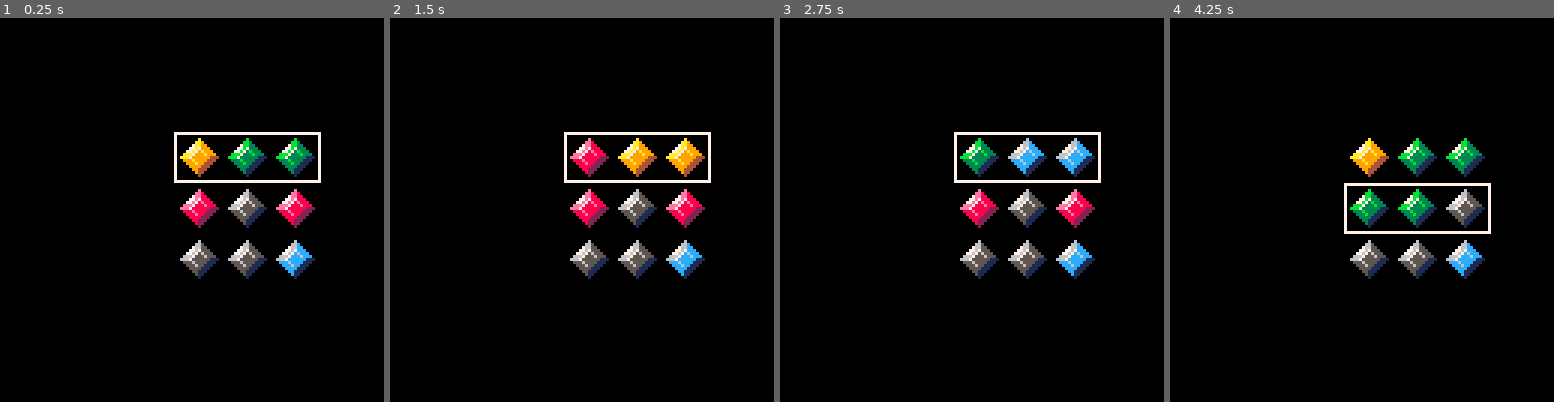
Above: before the commit, frames 1-4 (left to right).
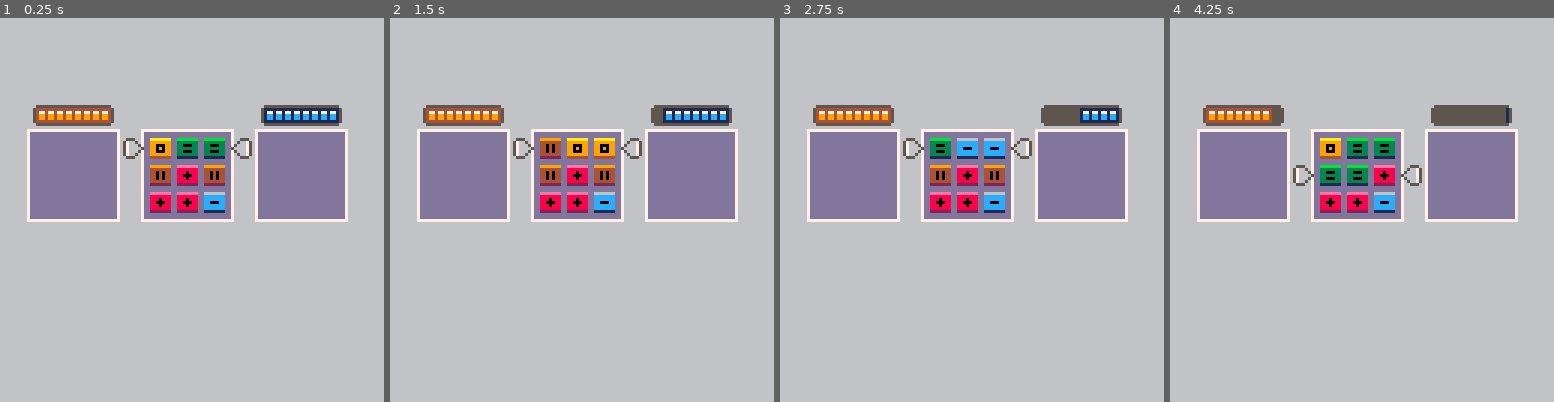
Above: after the commit, the same moments.

Repository: Gecko05/GaussAlchemy
Game: PICO-8 cartridge gauss.p8
Two runs of this game, one before a commit and one after it. Both use one fixed random seed, a clock stepped at 60 frames per second and the inputs below.
Inputs:
- Up to frame 1 (0.25 s): no input
- Up to frame 2 (1.5 s): tap O (Z key) at 0.7 s
- Up to frame 3 (2.75 s): hold Right 1.6-2.1 s; tap O (Z key) at 1.7, 2.1, 2.5 s; hold Up 2.15-2.42 s; hold Right from 2.47 s (still down)
- Up to frame 4 (4.25 s): tap O (Z key) every 0.4 s from 2.9 to 4.1 s; release Right at 3.03 s; hold Left 3.08-3.58 s; hold Down 3.63-3.97 s; hold Right from 4.02 s (still down)

The runs differ from the first frame. In frame 1, 99% of the frame differs, in the area x 0-100%, y 0-100%; in frame 2, 99%; in frame 3, 99%; in frame 4, 99%.

Commit message:
Add files via upload

Diff:
--- a/gauss.lua
+++ b/gauss.lua
@@ -1,10 +1,5 @@
 -- gauss alchemy
 -- puzzle game inspired by gauss jordan
-
-local sx0 = 60
-local sy0 = 40
-local tx0 = 3*16
-local wh = 5
 
 local matrix = {}
 local debug = 1
@@ -13,10 +8,21 @@
 local dbMatrix = {{0,-1, -1},{1, 2, 1},{2, 2, -2}}
 local nRows = 3
 local sprInc = 32
+local cursorSpr = 160
 local initialState = 1
 local Sel = {n = 0, state = initialState}
 local factor = 1
 local dRow = nil
+local addGauge = 8
+local swapGauge = 8
+
+local tileW = 9
+local matrixSize = tileW * nRows
+local sx0 = 64 - ((matrixSize)/2)
+local sy0 = 40
+local blockMargin = 11
+local tx0 = matrixSize + blockMargin
+local wh = 5
 ---------------------------- R O W S -------------------------
 Row = {n = 0, gems = 0, state = 0, flag = 0}
 -- n - num of row
@@ -34,33 +40,37 @@
 
 function Row:draw()
     for i = 0, nRows-1 do
-        local dx = (i %3) * 16
+        local dx = (i %3) * tileW
         if self.state == 2 then
             dx = dx + tx0
         elseif self.state == 0 then
             dx = dx - tx0
         end
-        local dy = (self.n - 1) * 17
+        local dy = (self.n - 1) * tileW
         local x0 = sx0 + dx
         local y0 = sy0 + dy
-        local sprGem = (self.gems[i+1] + 2) * 32
-        spr(sprGem, x0, y0, 2, 2)
+        local sprGem = (self.gems[i+1] + 2)*32
+        spr(sprGem, x0, y0)
         --rect(x0, y0, x0+wh, y0+wh, -self.gems[i+1]+10)
     end
 end
 
 function drawSel()
-    local w = 48
-    local h = 16
-    local margin = 2
-    local y0 = (Sel.n*(h + 1)) + sy0 - margin
+    local w = 3 * tileW
+    local h = tileW
+    local margin = 10
+    local y0 = (Sel.n*(h)) + sy0
     local x0 = sx0 - margin
+    local x1 = sx0 + matrixSize
     if Sel.state == 0 then
         x0 = x0 - tx0
+        x1 = x1 - tx0
     elseif Sel.state == 2 then
         x0 = x0 + tx0
-    end
-    rect(x0, y0, x0 + w, y0 + h, 7)
+        x1 = x1 + tx0
+    end
+    spr(cursorSpr, x0, y0, 1, 1, true)
+    spr(cursorSpr, x1, y0)
 end
 ---------------------------- D R A W -------------------------
 function drawMatrix()
@@ -75,14 +85,72 @@
     end
 end
 
+function drawBackground()
+    local margin = 2
+    local margin1 = 11
+    local x0 = sx0 - margin
+    local x1 = x0 + matrixSize + 1
+    local y0 = sy0 - margin
+    local y1 = y0 + matrixSize + 1
+    rectfill(x0, y0, x1, y1, 13)
+    rect(x0-1, y0-1, x1+1, y1+1, 7)
+
+    x0 = x0 - blockMargin - matrixSize
+    x1 = x1 - blockMargin - matrixSize
+    rectfill(x0, y0, x1, y1, 13)
+    rect(x0-1, y0-1, x1+1, y1+1, 7)
+
+    x0 = x0 + blockMargin * 2 + matrixSize * 2
+    x1 = x1 + blockMargin * 2 + matrixSize * 2
+    rectfill(x0, y0, x1, y1, 13)
+    rect(x0-1, y0-1, x1+1, y1+1, 7)
+end
+
+function drawSwapGauge()
+    local x0 = sx0 + matrixSize + blockMargin - 1
+    spr(28, x0, sy0 - blockMargin)
+    spr(29, x0+7, sy0 - blockMargin)
+    spr(29, x0+13, sy0 - blockMargin)
+    spr(28, x0+19, sy0 - blockMargin, 1, 1, true)
+    local x0 = x0
+    local y0 = sy0 - blockMargin + 1
+    local y1 = y0 + 4
+    local dx = (8 - swapGauge) * 3
+    local x1 = x0 + dx
+    rectfill(x0, y0, x1, y1, 5)
+end
+
+function drawAddGauge()
+    local x0 = sx0 - matrixSize - blockMargin - 1
+    spr(12, x0, sy0 - blockMargin)
+    spr(13, x0+7, sy0 - blockMargin)
+    spr(13, x0+13, sy0 - blockMargin)
+    spr(12, x0+19, sy0 - blockMargin, 1, 1, true)
+    local x0 = x0 + 26
+    local y0 = sy0 - blockMargin + 1
+    local y1 = y0 + 4
+    local dx = (8 - addGauge) * 3
+    local x1 = x0 - dx
+    rectfill(x0, y0, x1, y1, 5)
+end
+
+function drawGauges()
+    drawAddGauge()
+    drawSwapGauge()
+end
+
 function _draw()
- cls(0)
+ cls(6)
+ drawBackground()
+ drawGauges()
  drawMatrix()
  drawDuplicate()
  drawSel()
 end
 ---------------------------- I N I T ------------------------
 function _init()
+    palt(0, false)
+    palt(15, true)
     for i = 1, nRows do
         if debug == 1 then
         local newRow = Row:new(i, dbMatrix[i], initialState)
@@ -120,6 +188,9 @@
             end
             matrix[r.n].gems[i] = gem1
         end
+    end
+    if addGauge > 0 then
+        addGauge = addGauge - 1
     end
 end
 
@@ -167,6 +238,9 @@
             dRow.gems[i] = gem
         end
     end
+    if swapGauge > 0 then
+        swapGauge = swapGauge - 1
+    end
 end
 
 function processUp()
--- a/gauss.p8
+++ b/gauss.p8
@@ -3,11 +3,6 @@
 __lua__
 -- gauss alchemy
 -- puzzle game inspired by gauss jordan
-
-local sx0 = 60
-local sy0 = 40
-local tx0 = 3*16
-local wh = 5
 
 local matrix = {}
 local debug = 1
@@ -16,10 +11,21 @@
 local dbmatrix = {{0,-1, -1},{1, 2, 1},{2, 2, -2}}
 local nrows = 3
 local sprinc = 32
+local cursorspr = 160
 local initialstate = 1
 local sel = {n = 0, state = initialstate}
 local factor = 1
 local drow = nil
+local addgauge = 8
+local swapgauge = 8
+
+local tilew = 9
+local matrixsize = tilew * nrows
+local sx0 = 64 - ((matrixsize)/2)
+local sy0 = 40
+local blockmargin = 11
+local tx0 = matrixsize + blockmargin
+local wh = 5
 ---------------------------- r o w s -------------------------
 row = {n = 0, gems = 0, state = 0, flag = 0}
 -- n - num of row
@@ -37,33 +43,37 @@
 
 function row:draw()
     for i = 0, nrows-1 do
-        local dx = (i %3) * 16
+        local dx = (i %3) * tilew
         if self.state == 2 then
             dx = dx + tx0
         elseif self.state == 0 then
             dx = dx - tx0
         end
-        local dy = (self.n - 1) * 17
+        local dy = (self.n - 1) * tilew
         local x0 = sx0 + dx
         local y0 = sy0 + dy
-        local sprgem = (self.gems[i+1] + 2) * 32
-        spr(sprgem, x0, y0, 2, 2)
+        local sprgem = (self.gems[i+1] + 2)*32
+        spr(sprgem, x0, y0)
         --rect(x0, y0, x0+wh, y0+wh, -self.gems[i+1]+10)
     end
 end
 
 function drawsel()
-    local w = 48
-    local h = 16
-    local margin = 2
-    local y0 = (sel.n*(h + 1)) + sy0 - margin
+    local w = 3 * tilew
+    local h = tilew
+    local margin = 10
+    local y0 = (sel.n*(h)) + sy0
     local x0 = sx0 - margin
+    local x1 = sx0 + matrixsize
     if sel.state == 0 then
         x0 = x0 - tx0
+        x1 = x1 - tx0
     elseif sel.state == 2 then
         x0 = x0 + tx0
-    end
-    rect(x0, y0, x0 + w, y0 + h, 7)
+        x1 = x1 + tx0
+    end
+    spr(cursorspr, x0, y0, 1, 1, true)
+    spr(cursorspr, x1, y0)
 end
 ---------------------------- d r a w -------------------------
 function drawmatrix()
@@ -78,14 +88,72 @@
     end
 end
 
+function drawbackground()
+    local margin = 2
+    local margin1 = 11
+    local x0 = sx0 - margin
+    local x1 = x0 + matrixsize + 1
+    local y0 = sy0 - margin
+    local y1 = y0 + matrixsize + 1
+    rectfill(x0, y0, x1, y1, 13)
+    rect(x0-1, y0-1, x1+1, y1+1, 7)
+
+    x0 = x0 - blockmargin - matrixsize
+    x1 = x1 - blockmargin - matrixsize
+    rectfill(x0, y0, x1, y1, 13)
+    rect(x0-1, y0-1, x1+1, y1+1, 7)
+
+    x0 = x0 + blockmargin * 2 + matrixsize * 2
+    x1 = x1 + blockmargin * 2 + matrixsize * 2
+    rectfill(x0, y0, x1, y1, 13)
+    rect(x0-1, y0-1, x1+1, y1+1, 7)
+end
+
+function drawswapgauge()
+    local x0 = sx0 + matrixsize + blockmargin - 1
+    spr(28, x0, sy0 - blockmargin)
+    spr(29, x0+7, sy0 - blockmargin)
+    spr(29, x0+13, sy0 - blockmargin)
+    spr(28, x0+19, sy0 - blockmargin, 1, 1, true)
+    local x0 = x0
+    local y0 = sy0 - blockmargin + 1
+    local y1 = y0 + 4
+    local dx = (8 - swapgauge) * 3
+    local x1 = x0 + dx
+    rectfill(x0, y0, x1, y1, 5)
+end
+
+function drawaddgauge()
+    local x0 = sx0 - matrixsize - blockmargin - 1
+    spr(12, x0, sy0 - blockmargin)
+    spr(13, x0+7, sy0 - blockmargin)
+    spr(13, x0+13, sy0 - blockmargin)
+    spr(12, x0+19, sy0 - blockmargin, 1, 1, true)
+    local x0 = x0 + 26
+    local y0 = sy0 - blockmargin + 1
+    local y1 = y0 + 4
+    local dx = (8 - addgauge) * 3
+    local x1 = x0 - dx
+    rectfill(x0, y0, x1, y1, 5)
+end
+
+function drawgauges()
+    drawaddgauge()
+    drawswapgauge()
+end
+
 function _draw()
- cls(0)
+ cls(6)
+ drawbackground()
+ drawgauges()
  drawmatrix()
  drawduplicate()
  drawsel()
 end
 ---------------------------- i n i t ------------------------
 function _init()
+    palt(0, false)
+    palt(15, true)
     for i = 1, nrows do
         if debug == 1 then
         local newrow = row:new(i, dbmatrix[i], initialstate)
@@ -124,6 +192,9 @@
             matrix[r.n].gems[i] = gem1
         end
     end
+    if addgauge > 0 then
+        addgauge = addgauge - 1
+    end
 end
 
 -- d - 1 to the right
@@ -170,6 +241,9 @@
             drow.gems[i] = gem
         end
     end
+    if swapgauge > 0 then
+        swapgauge = swapgauge - 1
+    end
 end
 
 function processup()
Not shown, changed: 96 lines of the sprite sheet (__gfx__) section of gauss.p8
